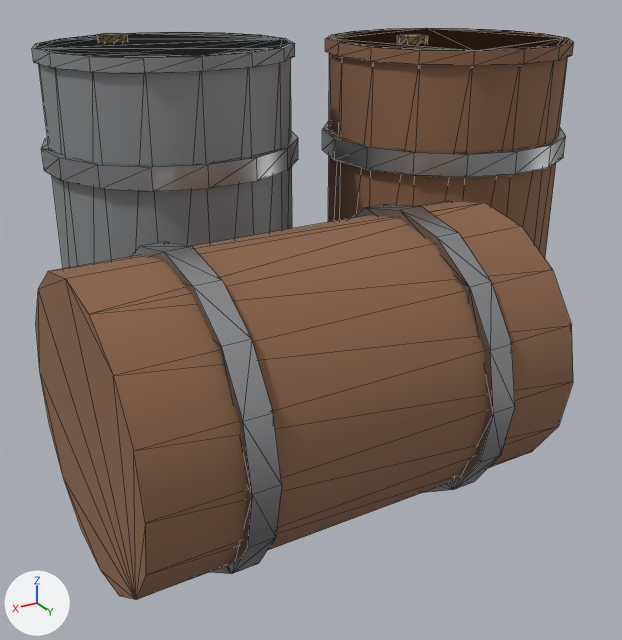
What one commit did to the FBX model unity/HorrorGame/Assets/Models/Dressing/Dress_BarrelCluster.fbx.
Before and after are seen from a camera (50 mm lens) standing at (1.43, 1.733, 1.08) and looking at (0.482, 0.152, 0.289). The axes (+X, +Y, +Z) are drawn at lower left. The lights are the same throughout. The older version comes first. Mesh edges are drawn as thin lines.

In view in the first picture: 'Dress_BarrelCluster'.
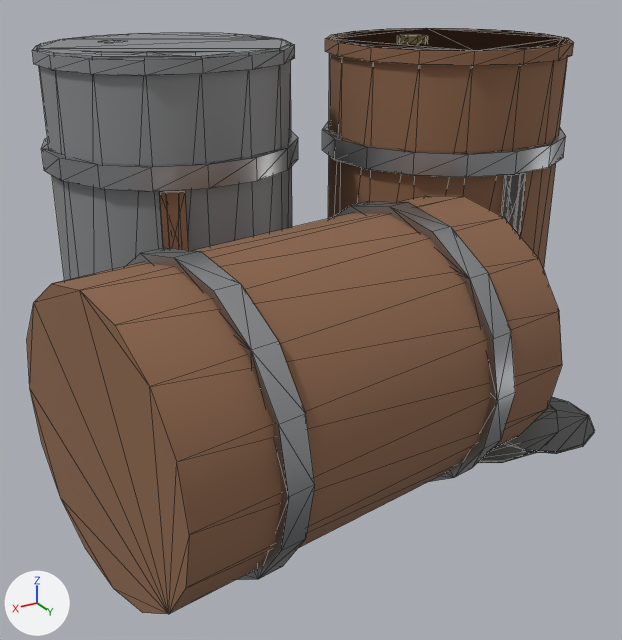
What changed in the scene script:
```text
Add mat_dress_wetstain:
    mat_dress_wetstain = principled_material('Dress_WetStain')
    mat_dress_wetstain.base_color = (0.102, 0.112, 0.108)  # dark grey #5a5e5c
    mat_dress_wetstain.roughness = 0.35
Add mat_dress_grime:
    mat_dress_grime = principled_material('Dress_Grime')
    mat_dress_grime.base_color = (0.092, 0.086, 0.078)  # dark grey #56534f
    mat_dress_grime.roughness = 0.98
Change me_cylinder:
    used by ob_dress_barrelcluster; location = (0.0, 0.0, 0.0)
    remove me_cylinder.from_pydata(...)  # 456 vertices, 852 faces; spans x -0.305..1.1, y -0.543..0.726, z 0.0..0.895
    add me_cylinder.from_pydata(...)  # 660 vertices, 1212 faces; spans x -0.305..1.136, y -0.543..0.768, z 0.0..0.895
    me_cylinder part 1: the loose piece of 32 vertices spanning x 0.343..0.937, y -0.537..0.057, z 0.85..0.88 is moved by (0.0, 0.0, -0.004)
    me_cylinder part 2: the loose piece of 32 vertices spanning x 0.22..1.1, y 0.13..0.71, z 0.016..0.596 is multiplied about its middle by the matrix ((-0.001, 0.709, -0.535), (-0.002, 0.529, 0.71), (0.018, 0.093, 0.04)), then moved by (-0.029, -0.684, 0.542), in mat_dress_steelpainted (grey #86898c)
    me_cylinder part 3: the loose piece of 20 vertices spanning x 0.691..0.763, y -0.39..-0.321, z 0.877..0.895 is moved by (0.0, 0.0, -0.016)
    me_cylinder part 4: the loose piece of 32 vertices spanning x 0.388..0.44, y 0.114..0.726, z 0.0..0.612 is multiplied about its middle by the matrix ((16.758, -0.132, 0.0), (2.355, 0.938, 0.0), (0.0, 0.0, 0.948)), then moved by (0.246, 0.0, 0.0), in mat_dress_rustheavy (brown #8c664c)
    me_cylinder part 5: the loose piece of 32 vertices spanning x 0.88..0.932, y 0.114..0.726, z 0.0..0.612 is turned 8 degrees about the z axis through its middle, then moved by (-0.49, -0.034, 0.0)
    me_cylinder part 6: the loose piece of 32 vertices spanning x 0.88..0.932, y 0.114..0.726, z 0.0..0.612 is copied, and the copy is turned 8 degrees about the z axis through its middle, then moved by (-0.002, 0.034, 0.0); it spans x 0.835..0.972, y 0.148..0.761, z 0.0..0.612
    me_cylinder part 7: a new loose piece, a 14-sided cylinder along z spanning x -0.1253..0.3529, y 0.045..0.5203, z 0.0..0.005, in mat_dress_wetstain (dark grey #5a5e5c)
    me_cylinder part 8: a new loose piece, a 12-sided cylinder along z spanning x -0.1533..0.1438, y 0.2588..0.5559, z 0.0..0.006, in mat_dress_wetstain (dark grey #5a5e5c)
    me_cylinder part 9: 24 vertices added at x 0.412..0.781, y -0.431..0.042, z 0.124..0.858
    me_cylinder part 10: 16 vertices added at x -0.015..0.045, y 0.289..0.296, z 0.184..0.604
    other edits to the shape of me_cylinder do not show in these pictures
    add me_cylinder.materials.append(mat_dress_grime)  # dark grey #56534f
    add me_cylinder.materials.append(mat_dress_wetstain)  # dark grey #5a5e5c
```

Pixel boxes [x1, y1, x2, y2] of what changed, in the pictures (622 x 640 px; the box of a moved part takes in the faces that stretch with it):
'Dress_BarrelCluster', reshaped: before [32, 28, 574, 600]; after [27, 28, 594, 614]
part 1 of me_cylinder, moved or reshaped: before [32, 32, 295, 73]; after [32, 40, 295, 75]
part 2 of me_cylinder, moved or reshaped (mostly hidden afterwards): before [36, 201, 573, 600]; after [94, 51, 215, 54]
part 3 of me_cylinder, moved or reshaped (not visible afterwards): before [97, 33, 128, 42]
part 4 of me_cylinder, moved or reshaped: before [352, 204, 515, 493]; after [27, 196, 562, 614]
part 5 of me_cylinder, moved or reshaped: before [131, 242, 282, 574]; after [332, 201, 515, 482]
part 6 of me_cylinder, added: after [127, 248, 315, 580]
part 7 of me_cylinder, added: after [478, 444, 537, 463]
part 8 of me_cylinder, added: after [504, 397, 594, 454]
part 9 of me_cylinder, added: after [159, 191, 189, 250]
part 10 of me_cylinder, added: after [501, 173, 526, 236]
